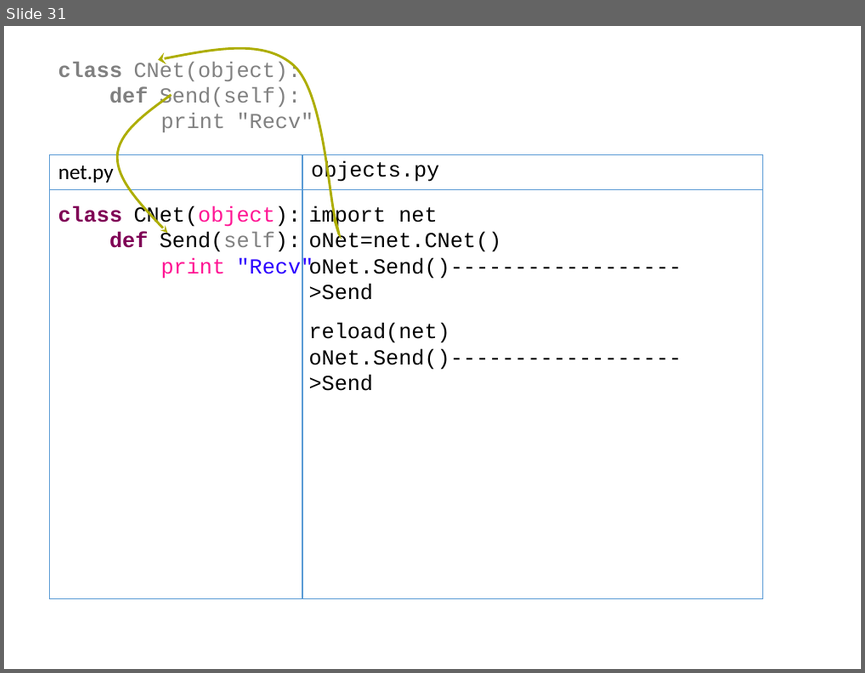
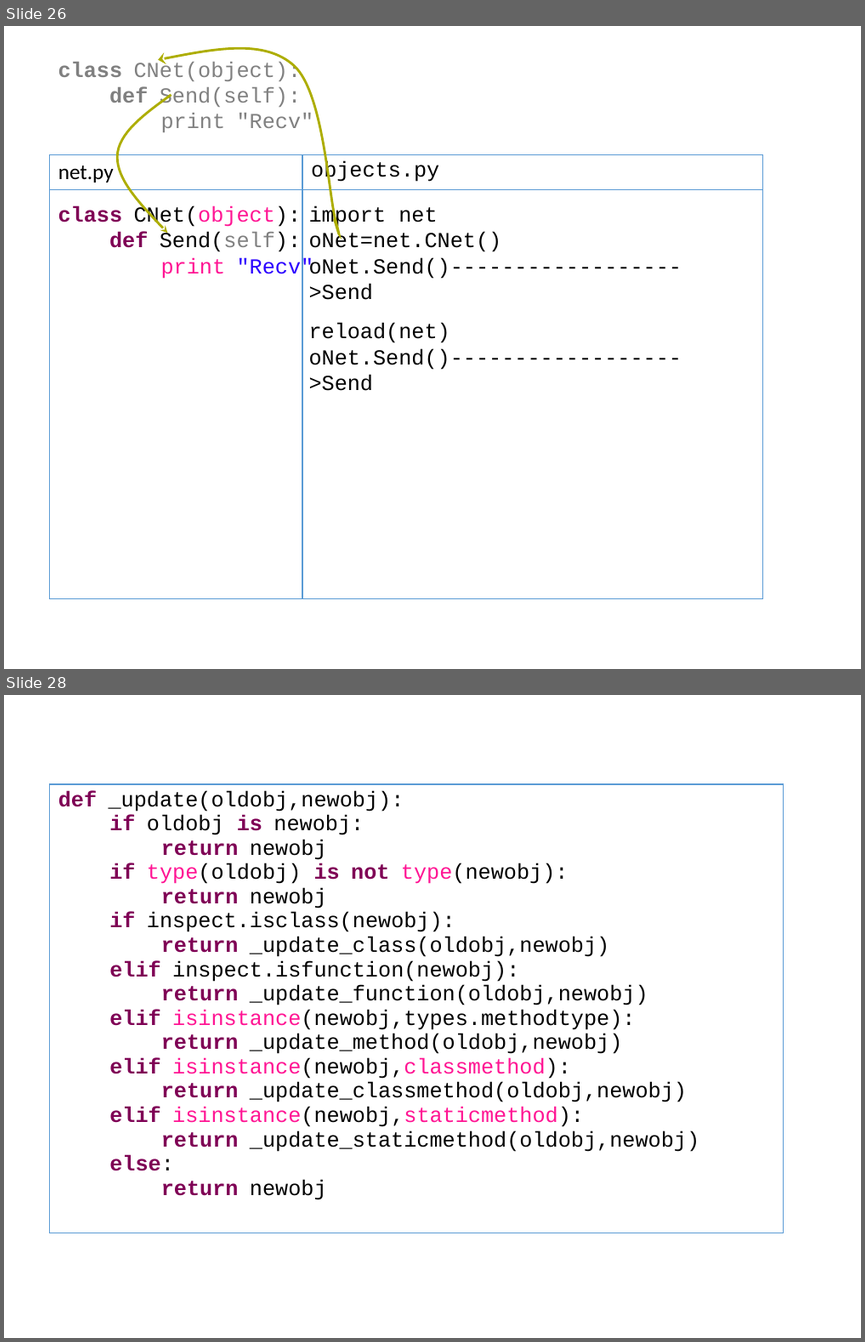
Before and after one commit to menfeng/studynote, a slide deck: python/source code/import/import.pptx. Shown one above the other, each under a label of ours: slide 31 before the commit, slides 26 and 28 after it; the slides between them are not shown. The pictures are 865x673 and 865x1342 pixels, drawn with LibreOffice and Linux fonts; fonts in the diff are those of the drawing. Boxes give left, top, right and bottom in pixels: in the first picture for what was removed or moved away, otherwise in the second. Text is boxed around its words. In the diff, an @@ line names an element or a change of style, - is before the commit and + after.

```diff
--- a/python/source code/import/import.pptx
+++ b/python/source code/import/import.pptx
@@ slide 28 added at (4,695,861,1338), background #FFFFFF @@
@@ table added at (49,784,783,1255), 1 rows, 1 columns @@
+def _update(oldobj,newobj): / if oldobj is newobj: / return newobj / if type(oldobj) is not type(newobj): / return newobj / if inspect.isclass(newobj): / return _update_class(oldobj,newobj) / elif inspect.isfunction(newobj): / return _update_function(oldobj,newobj) / elif isinstance(newobj,types.methodtype): / return _update_method(oldobj,newobj) / elif isinstance(newobj,classmethod): / return _update_classmethod(oldobj,newobj) / elif isinstance(newobj,staticmethod): / return _update_staticmethod(oldobj,newobj) / else: / return newobj
@@ what was slide 31 is now slide 26 @@
```
Also in this commit, not shown: 3 slides changed, 22 other slides added, 5 slides removed.
